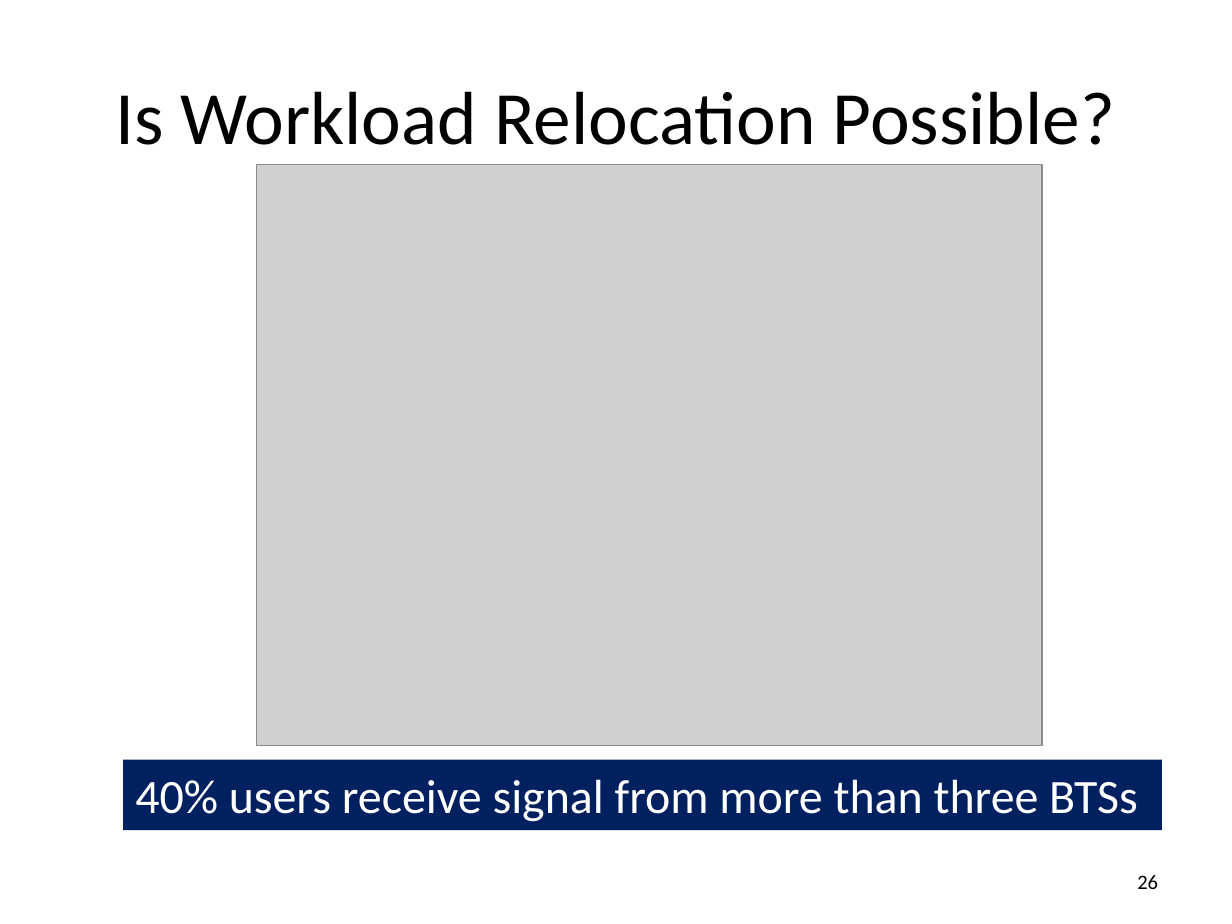
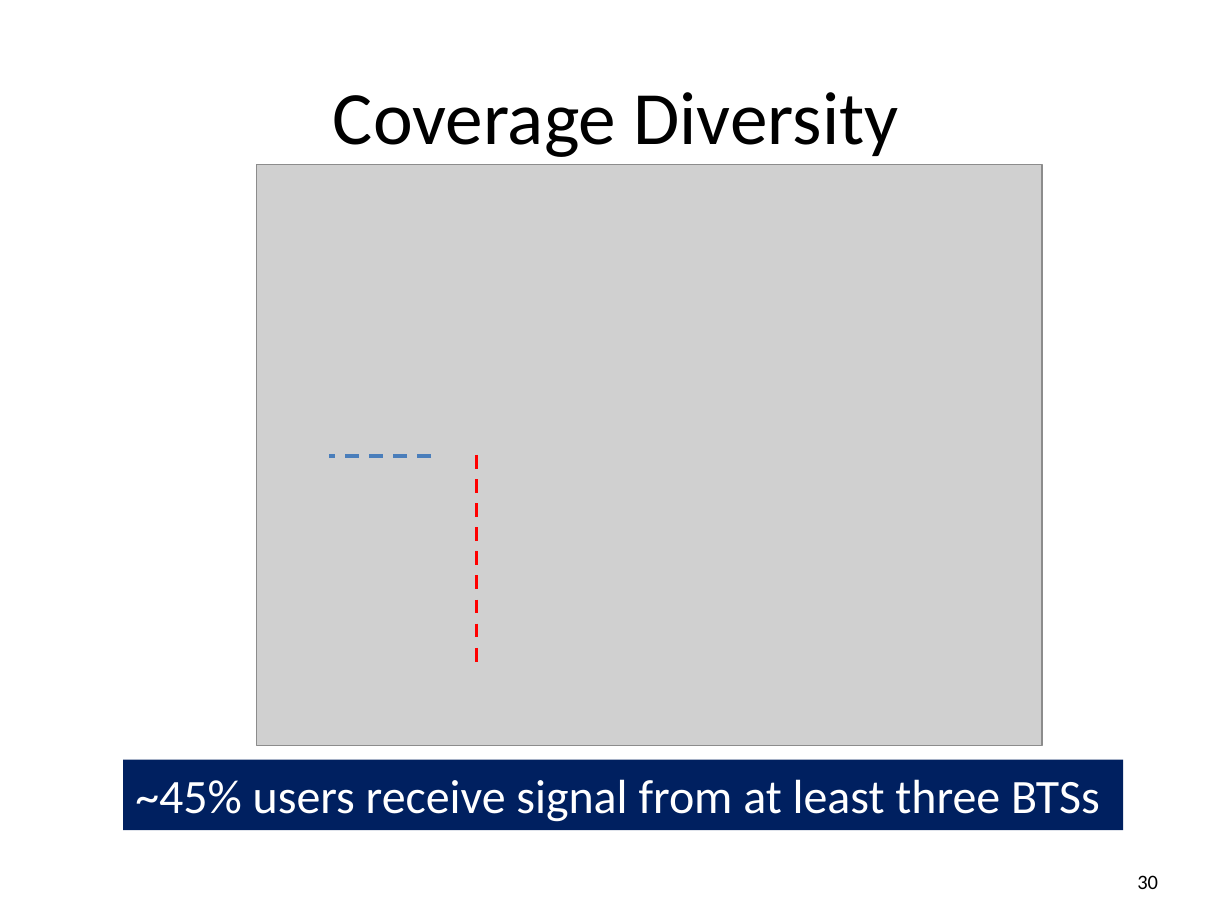
Before and after one commit to msaqib/Dissertation, a slide deck: slide 30 of RED-BLv8b.pptx (slide 26 before the commit). Drawn at 1232x924 pixels with LibreOffice and Linux fonts; fonts in the diff are those of the drawing; grey boxes stand for pictures. Boxes give left, top, right and bottom in pixels: in the first picture for what was removed or moved away, otherwise in the second. Text is boxed around its words. In the diff, an @@ line names an element or a change of style, - is before the commit and + after.

```diff
--- a/RED-BLv8b.pptx
+++ b/RED-BLv8b.pptx
@@ title at bbox=[333, 92, 898, 157]: text changed @@
-Is Workload Relocation Possible?
+Coverage Diversity
@@ line added from (431, 456) to (329, 456), #4B7EBC 2 pt dashed @@
@@ line added from (477, 455) to (477, 668), #FF0000 2 pt dashed @@
@@ rectangle "~45% users receive signal from ...": place and size @@
-rectangle "~45% users receive signal from ..." at bbox=[123, 760, 1162, 830]
+rectangle "~45% users receive signal from ..." at bbox=[123, 760, 1124, 830]
@@ text in rectangle at bbox=[135, 779, 1100, 822]: text changed @@
-40% users receive signal from more than three BTSs
+~45% users receive signal from at least three BTSs
@@ page number at bbox=[1137, 875, 1158, 889]: text changed @@
-26
+30
```
Also in this commit, not shown: 32 other slides changed, 7 slides added, 2 slides removed, 32 other files.
